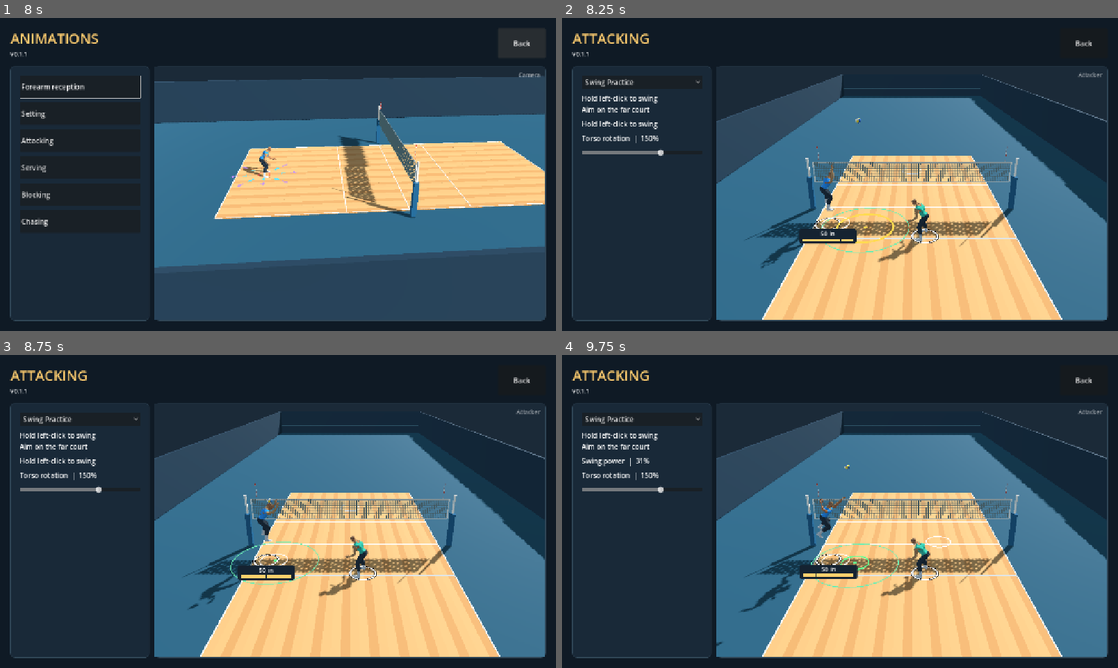
Above: before the commit, frames 1-4 (two rows, left to right).
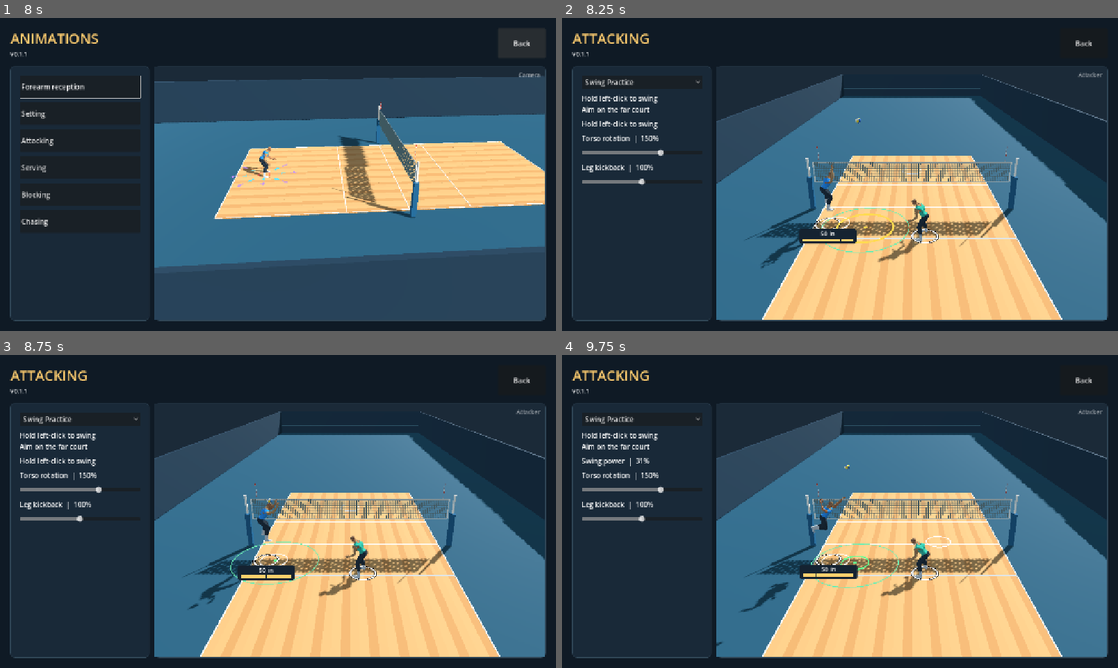
Above: after the commit, the same moments.

Repository: foreandr/volleyball
Game: Godot game, scene res://scenes/main.tscn
The game is run twice, just before and just after one commit, with the same random seed, the same clock (stepped at 60 frames per second) and the same inputs.
Inputs (mouse positions are in pixels of both pictures, inside the frame that each line leads up to):
- Up to frame 1 (8 s): click "Story" at 0.5 s; click "New" at 1.25 s; click "Back" at 2 s; click "New" at 2.75 s; click "Save" at 3.5 s; click "Forearm reception" at 4.25 s; click "Play all" at 5 s; click "Next" at 5.75 s; click "Next" at 6.5 s; click "Back" at 7.25 s
- Up to frame 2 (8.25 s): click "Attacking" at 8 s
- Up to frame 3 (8.75 s): no input
- Up to frame 4 (9.75 s): tap Enter at 8.75, 9.5 s; move the mouse to (812, 574) at 8.77 s; hold W 8.78-9.5 s; tap Z at 8.85 s; click (812, 574) at 8.92 s; tap Space at 9.02 s; drag from (1006, 558) to (812, 574) at 9.52 s

Frame 1 is identical in both runs. In frame 2, 0.3% of the frame differs, in the area x 3-17%, y 46-54%; in frame 3, 0.3%; in frame 4, 0.4%, in the area x 3-49%, y 46-77%.

Commit message:
Shape the airborne heel kick and add a kickback slider

Diff:
--- a/scripts/attack_drill.gd
+++ b/scripts/attack_drill.gd
@@ -19,6 +19,7 @@
 var stage := Stage.SERVE
 var swing_practice := true
 var torso_rotation_scale := 1.50
+var leg_kickback_scale := 1.0
 var swing_button_down := false
 var stage_start := 0.0
 var serve_target: Vector3
@@ -421,13 +422,21 @@
 	author.rotate_world(pose,"spine_01",Vector3.UP,turn*0.20*rotation_weight)
 	author.rotate_world(pose,"spine_02",Vector3.UP,turn*0.34*rotation_weight)
 	author.rotate_world(pose,"spine_03",Vector3.UP,turn*0.46*rotation_weight)
-	var tuck := smoothstep(0.08,0.45,setter.position.y-jump.start.y)*weight*(1.0-0.65*follow)
+	var tuck := clampf(smoothstep(0.08,0.45,setter.position.y-jump.start.y)*weight*(1.0-0.75*follow)*leg_kickback_scale,0.0,1.0)
 	if tuck > 0.0:
 		for side in ["l","r"]:
+			var thigh: String = "thigh_"+side
+			var calf: String = "calf_"+side
 			var foot: String = "foot_"+side
+			var hip: Vector3 = author.point(pose,thigh)
+			var knee: Vector3 = author.point(pose,calf)
 			var ankle: Vector3 = author.point(pose,foot)
-			var heel_back := Vector3(0.0,0.17,-0.30 if side == "r" else -0.23)
-			author.limb(pose,"thigh_"+side,"calf_"+side,foot,ankle+heel_back,Vector3(0,0.2,1),tuck)
+			var thigh_axis := (knee-hip).normalized().slerp(Vector3(0.0,-1.0,0.16).normalized(),tuck)
+			var heel_lift := (0.24 if side == "r" else 0.10)+0.78*maxf(0.0,leg_kickback_scale-1.0)
+			var shin_axis := (ankle-knee).normalized().slerp(Vector3(0.0,heel_lift,-1.0).normalized(),tuck)
+			author.aim_joint(pose,thigh,calf,hip+thigh_axis)
+			knee = author.point(pose,calf)
+			author.aim_joint(pose,calf,foot,knee+shin_axis)
 	var ball_target := rig.to_local(contact)
 	var right_shoulder: Vector3 = author.point(pose,"upperarm_r")
 	var reach := ball_target-right_shoulder
--- a/scripts/story_animations.gd
+++ b/scripts/story_animations.gd
@@ -344,22 +344,25 @@
 	setting_drill.configure(preview_player,drill_status,modes.selected == 1,build_label)
 	if attack:
 		setting_drill.bump.set_custom_backward(load_custom_backward_clip())
-		add_torso_rotation_slider()
+		add_attack_pose_slider("Torso rotation","TorsoRotation",50,setting_drill.torso_rotation_scale,
+			func(value: float): setting_drill.torso_rotation_scale = value)
+		add_attack_pose_slider("Leg kickback","LegKickback",0,setting_drill.leg_kickback_scale,
+			func(value: float): setting_drill.leg_kickback_scale = value)
 	preview.grab_focus()
 
-func add_torso_rotation_slider() -> void:
+func add_attack_pose_slider(caption: String, node_name: String, minimum: float, initial: float, apply: Callable) -> void:
 	var rotation_readout := label("",16)
 	content.add_child(rotation_readout)
 	var slider := HSlider.new()
-	slider.name = "TorsoRotation"
-	slider.min_value = 50
+	slider.name = node_name
+	slider.min_value = minimum
 	slider.max_value = 200
 	slider.step = 5
 	slider.custom_minimum_size.y = 24
-	slider.value = setting_drill.torso_rotation_scale*100.0
+	slider.value = initial*100.0
 	var update := func(value: float):
-		setting_drill.torso_rotation_scale = value/100.0
-		rotation_readout.text = "Torso rotation  |  %d%%" % roundi(value)
+		apply.call(value/100.0)
+		rotation_readout.text = "%s  |  %d%%" % [caption,roundi(value)]
 	slider.value_changed.connect(update)
 	update.call(slider.value)
 	content.add_child(slider)
